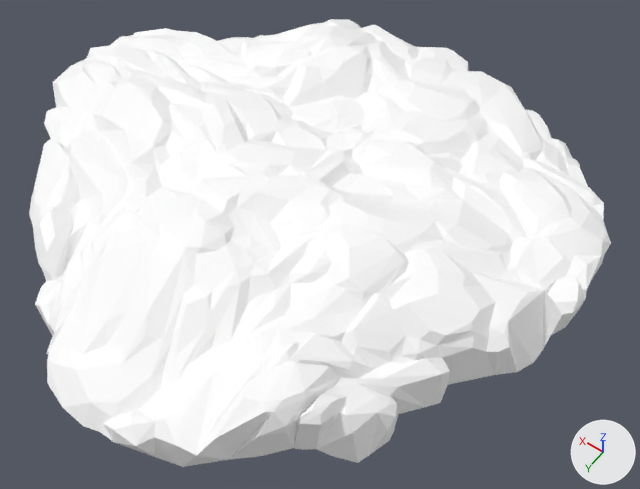
One commit to the glTF model assets/synty/tropical/models/SM_Env_Rock_Ground_01.glb: the scene before it, then after it.
The view is the same before and after, from a 50 mm camera at (-12.5, 16.6, 22.2) aimed at (-1.5, 1.2, -2.0). Every picture has the same lights, and +X, +Y and +Z are marked at lower right.

The scene before the commit, as lines of its bpy script (objects in view):
```python
mat_nature25 = principled_material('Nature25')
mat_nature25.base_color = (1.0, 1.0, 1.0)  # white #ffffff
mat_nature25.roughness = 0.553
me_mesh = bpy.data.meshes.new('Mesh')
me_mesh.from_pydata(...)  # 1152 vertices, 2219 faces; spans x -10.2..11.1, y -9.4..11.0, z -2.9..1.2
me_mesh.materials.append(mat_nature25)  # white #ffffff
ob_sm_env_rock_ground_01 = bpy.data.objects.new('SM_Env_Rock_Ground_01', me_mesh)
ob_sm_env_rock_ground_01.location = (0.0, 0.0, 0.0)
```
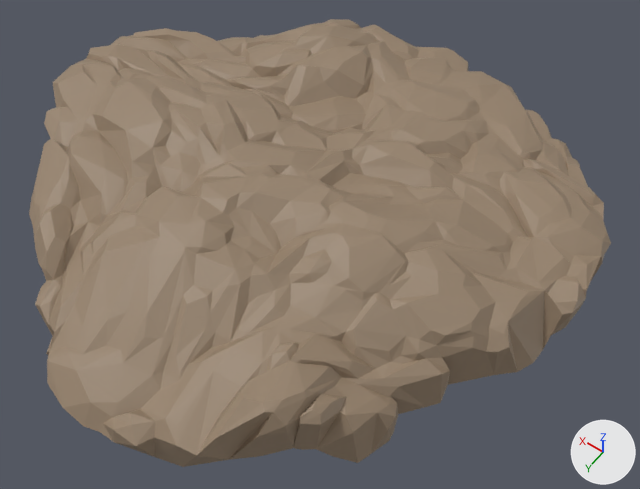
Diff of the bpy script that builds the scene:
```diff
--- a/assets/synty/tropical/models/SM_Env_Rock_Ground_01.glb.py
+++ b/assets/synty/tropical/models/SM_Env_Rock_Ground_01.glb.py
@@ img_polygonnaturebiomes_tropical_texture_01 @@
+img_polygonnaturebiomes_tropical_texture_01 = load_image('PolygonNatureBiomes_Tropical_Texture_01', '_unpacked/PolygonNatureBiomes_Tropical_Texture_01', 4096, 4096, 'sRGB')
@@ mat_nature25 @@
 mat_nature25 = principled_material('Nature25')
-mat_nature25.base_color = (1.0, 1.0, 1.0)  # white #ffffff
+mat_nature25.texture = img_polygonnaturebiomes_tropical_texture_01
 mat_nature25.roughness = 0.553
```

What differs and where, as boxes (x1, y1, x2, y2) in the pictures (640 x 489 px):
'SM_Env_Rock_Ground_01', surface changed (white to brown): (29, 19, 611, 467) in both
